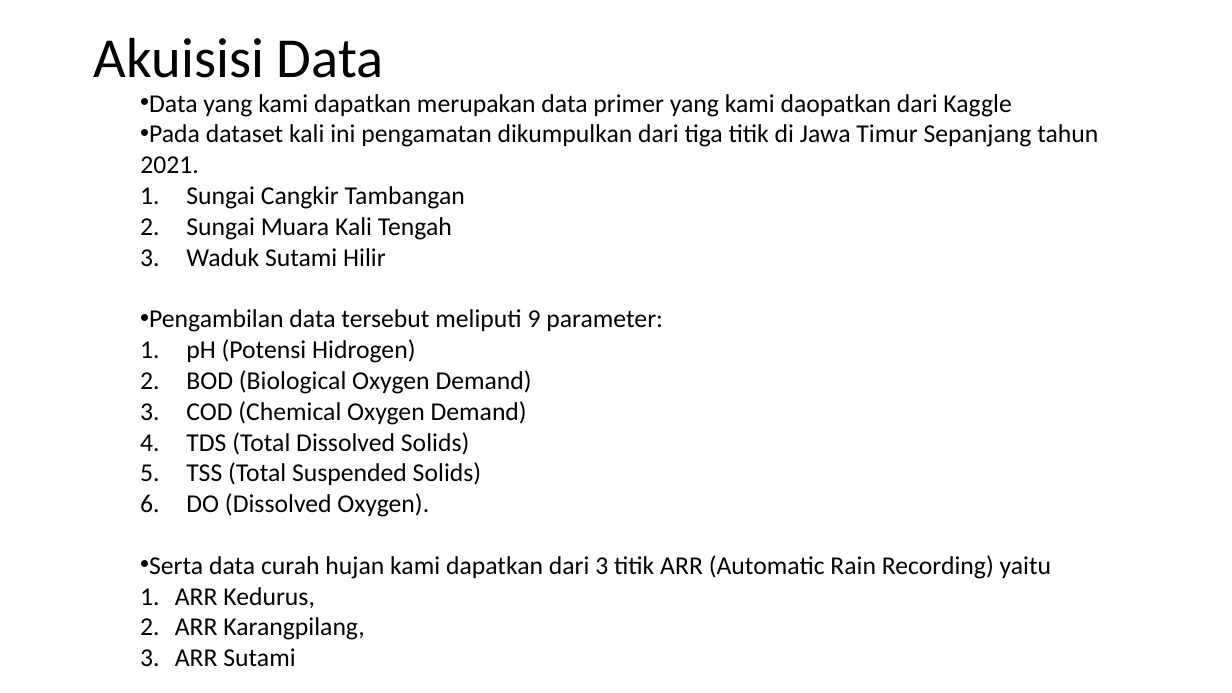
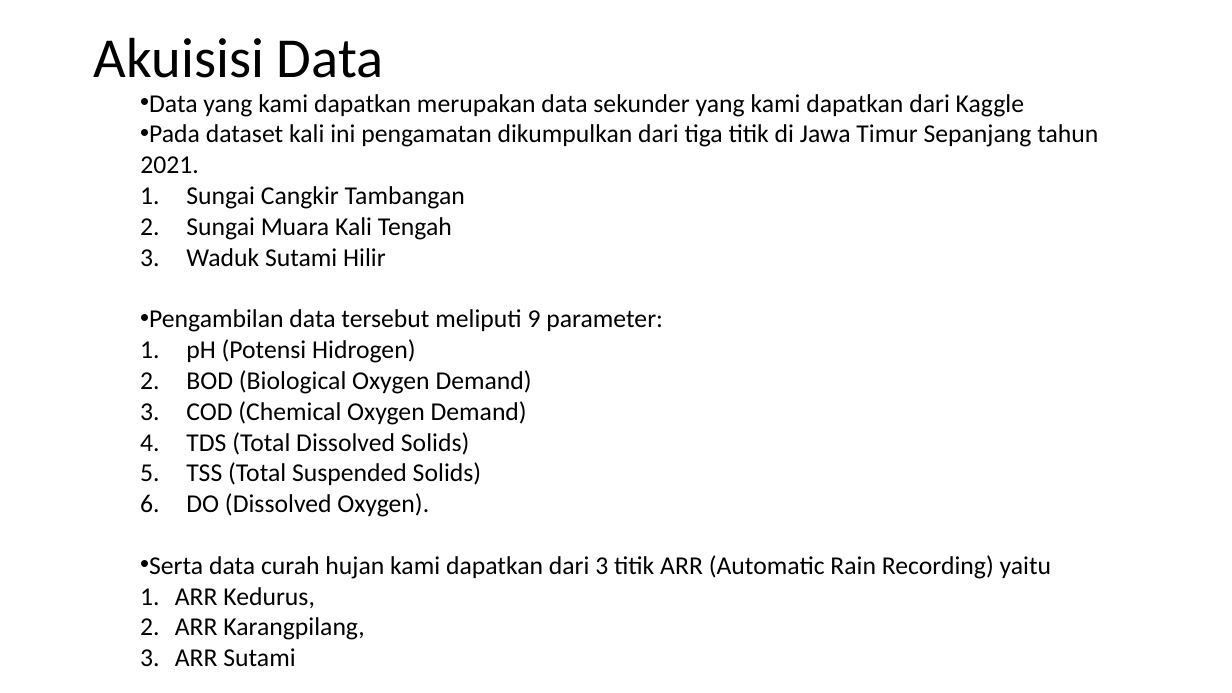
Before and after one commit to Nicholandn22/AI_OKEY, a slide deck: slide 5 of AI_akhir/AI - Pengukuran Kualitas Air.2.pptx. Drawn at 1232x693 pixels with LibreOffice and Linux fonts; fonts in the diff are those of the drawing. Boxes give left, top, right and bottom in pixels: in the first picture for what was removed or moved away, otherwise in the second. Text is boxed around its words. In the diff, an @@ line names an element or a change of style, - is before the commit and + after.

```diff
--- a/AI_akhir/AI - Pengukuran Kualitas Air.2.pptx
+++ b/AI_akhir/AI - Pengukuran Kualitas Air.2.pptx
@@ text at (149,94,1024,117): text changed @@
-• Data yang kami dapatkan merupakan data primer yang kami daopatkan dari Kaggle
+• Data yang kami dapatkan merupakan data sekunder yang kami dapatkan dari Kaggle
```
Also in this commit, not shown: 1 other slide changed.
